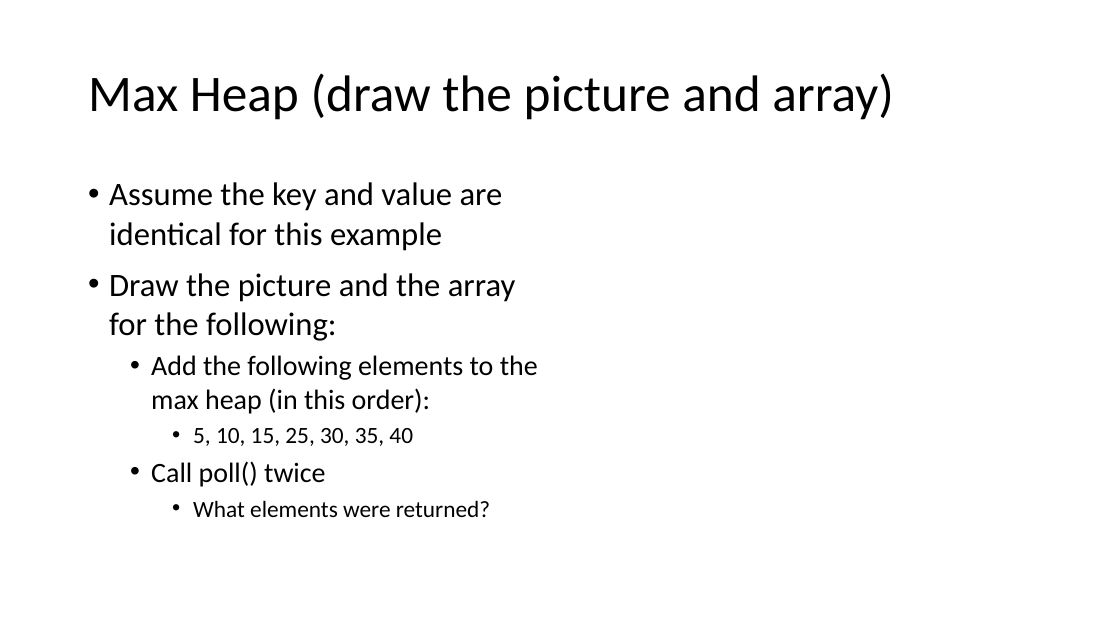
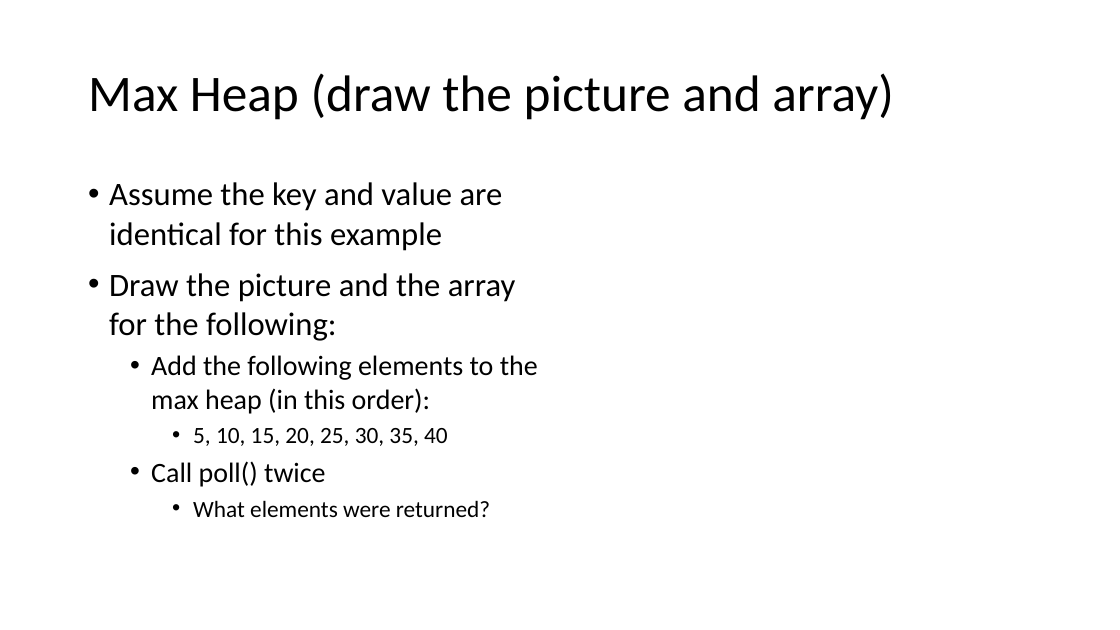
Before and after one commit to ucsd-cse12-f20/ucsd-cse12-f20.github.io, a slide deck: slide 4 of lectures/lecture-20/Lecture-Live B00/Lecture 20 - Lecture.pptx. Drawn at 1120x630 pixels with LibreOffice and Linux fonts; fonts in the diff are those of the drawing. Boxes give left, top, right and bottom in pixels: in the first picture for what was removed or moved away, otherwise in the second. Text is boxed around its words. In the diff, an @@ line names an element or a change of style, - is before the commit and + after.

```diff
--- a/lectures/lecture-20/Lecture-Live B00/Lecture 20 - Lecture.pptx
+++ b/lectures/lecture-20/Lecture-Live B00/Lecture 20 - Lecture.pptx
@@ text at [193,428,448,446]: text changed @@
-    • 5, 10, 15, 25, 30, 35, 40
+    • 5, 10, 15, 20, 25, 30, 35, 40
```
Also in this commit, not shown: 1 other slide changed, 7 other files.
